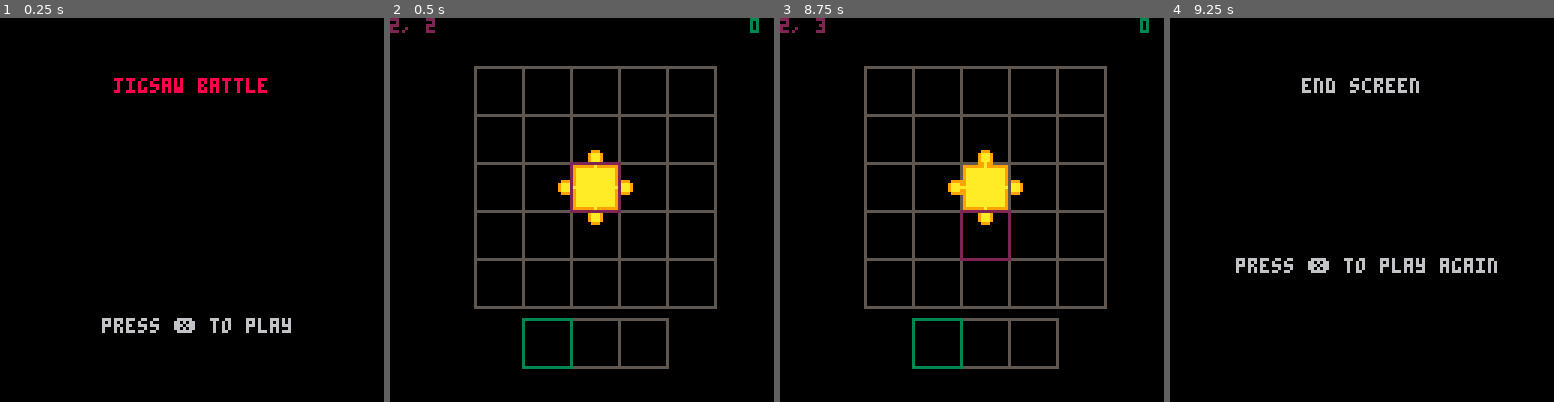
Above: before the commit, frames 1-4 (left to right).
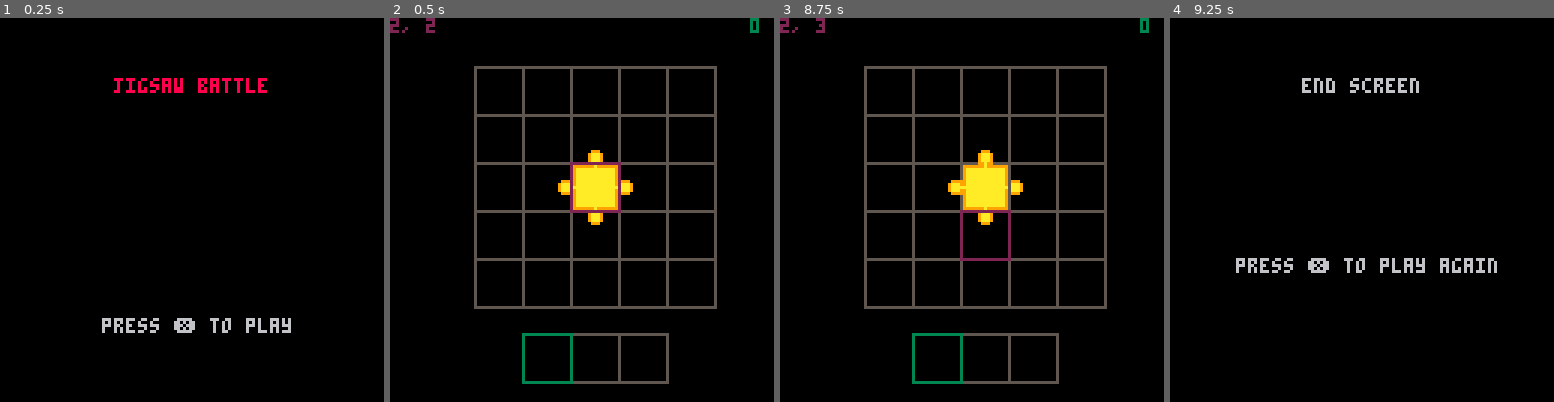
Above: after the commit, the same moments.

Repository: FelixEder/jigsaw-battle
Game: PICO-8 cartridge jigsaw-battle.p8
Two runs of this game, one before a commit and one after it. Both use one fixed random seed, a clock stepped at 60 frames per second and the inputs below.
Inputs:
- Up to frame 1 (0.25 s): no input
- Up to frame 2 (0.5 s): tap X (X key) at 0.33 s
- Up to frame 3 (8.75 s): tap O (Z key) at 0.7, 1.7, 2.1, 2.5, 2.9, 3.3, 3.7, 4.1, 4.5, 4.9, 5.3, 5.7, 6.1, 6.5, 6.9, 7.3, 7.7, 8.1, 8.5 s; tap X (X key) at 1.07, 1.85, 2.97, 4.08, 5.2, 6.32, 7.43, 8.55 s; hold Right 1.6-2.1 s; hold Up 2.15-2.42 s; hold Right 2.47-3.03 s; hold Left 3.08-3.58 s; hold Down 3.63-3.97 s; hold Right 4.02-4.68 s; hold Up 4.73-5.03 s; hold Left 5.08-5.68 s; hold Down 5.73-6.03 s; hold Right 6.08-6.58 s; hold Right 6.63-7.13 s; hold Up 7.18-7.45 s; hold Right 7.5-8.07 s; hold Left 8.12-8.62 s; hold Down from 8.67 s (still down)
- Up to frame 4 (9.25 s): tap O (Z key) at 8.9 s; release Down at 9 s; hold Right from 9.05 s (still down)

Frame 1 is identical in both runs. In frame 2, 1.3% of the frame differs, in the area x 34-73%, y 78-96%; in frame 3, 1.3%; in frame 4, nothing differs.

Commit message:
Again move selection riw

Diff:
--- a/jigsaw-battle.p8
+++ b/jigsaw-battle.p8
@@ -259,7 +259,7 @@
 	draw_grid()
 	draw_row()
 	rect(28 + grid_cursor.x * 16, 16 + grid_cursor.y * 16, 44 + grid_cursor.x * 16, 32 + grid_cursor.y * 16, 2)
-	rect(44 + selection_cursor * 16, 100, 60 + selection_cursor * 16, 116, 3)
+	rect(44 + selection_cursor * 16, 105, 60 + selection_cursor * 16, 121, 3)
 
 	print(tostring(grid_cursor.x) .. ", " ..  tostring(grid_cursor.y), 0, 0, 2)
 	print(tostring(selection_cursor), 120, 0, 3)
@@ -303,7 +303,7 @@
 function draw_row()
 	for x=0,row_w-1 do
 		local sx = 44 + x*cell_size
-		local sy = 100
+		local sy = 105
 		rect(sx, sy, sx + cell_size,sy+cell_size,5)
 		--render_jigsaw_at(jigsaw, x, 3)
 	end
